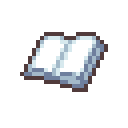
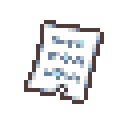
Layer changes from the first 128 x 128 image to the second:
added layer "Layer 23" above "Layer 22" over (x1=24, y1=20, x2=104, y2=104)
hid "Layer 18" over (x1=20, y1=32, x2=108, y2=92)
